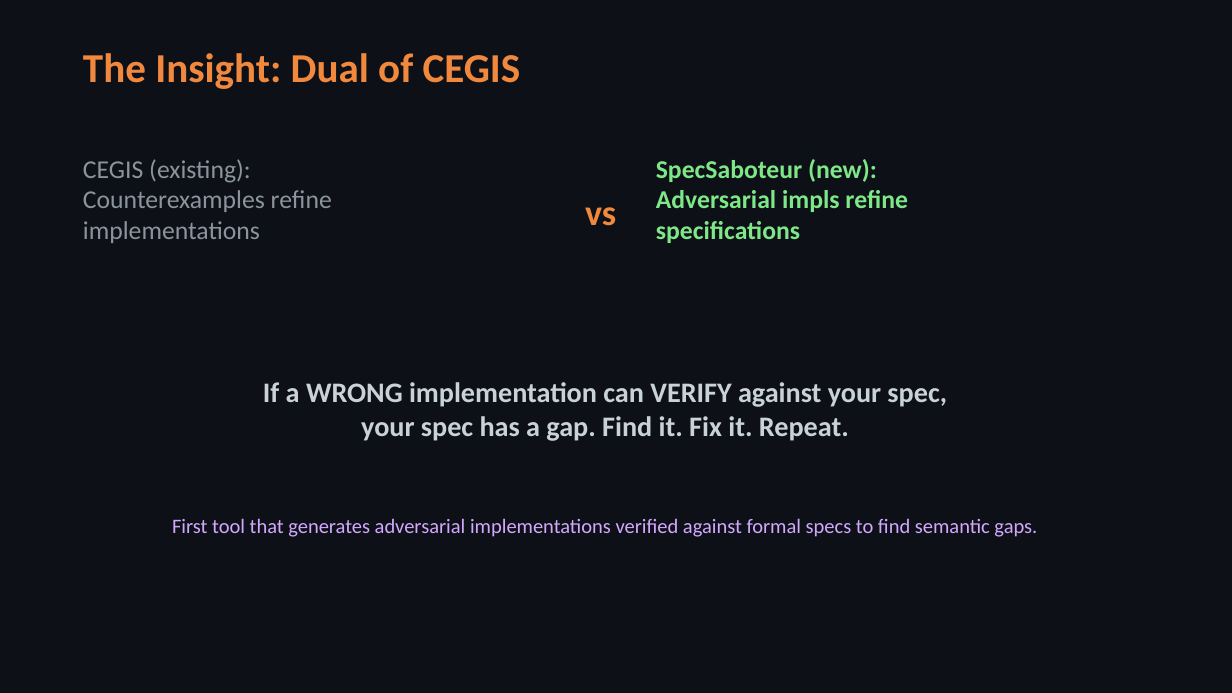
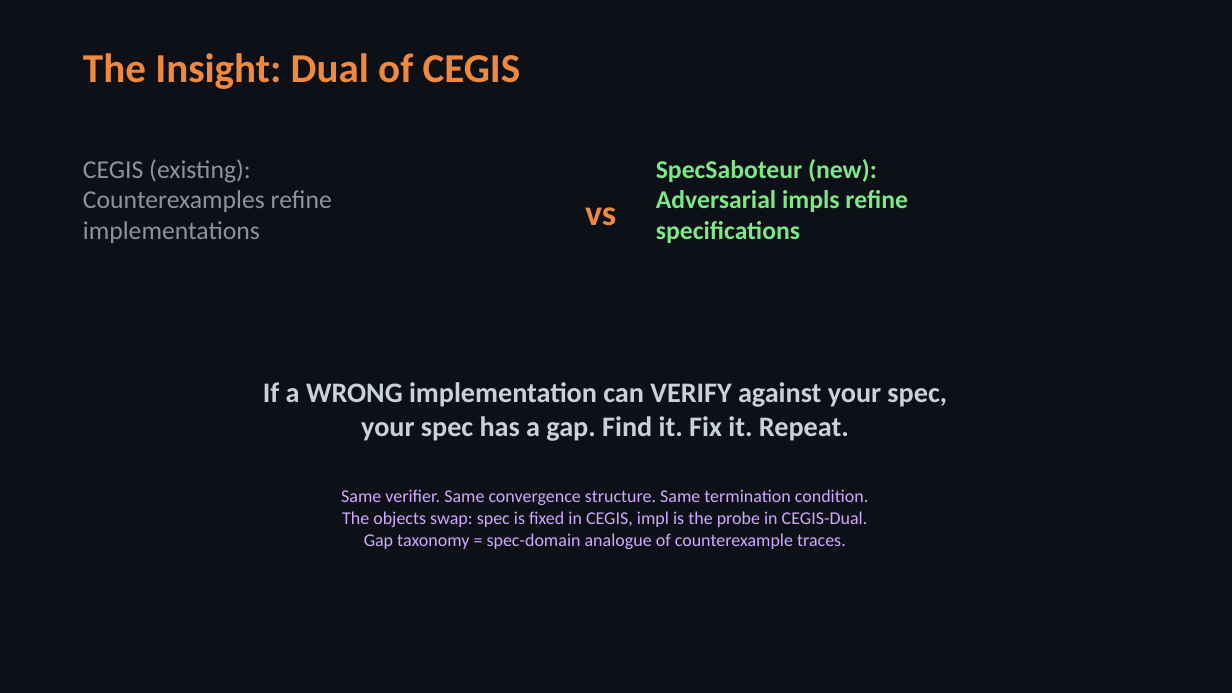
Before and after one commit to Raj-Taware/specsaboteur, a slide deck: slide 3 of submission/SpecSaboteur_Presentation.pptx. Drawn at 1232x693 pixels with LibreOffice and Linux fonts; fonts in the diff are those of the drawing. Boxes give left, top, right and bottom in pixels: in the first picture for what was removed or moved away, otherwise in the second. Text is boxed around its words. In the diff, an @@ line names an element or a change of style, - is before the commit and + after.

```diff
--- a/submission/SpecSaboteur_Presentation.pptx
+++ b/submission/SpecSaboteur_Presentation.pptx
@@ text at (x1=341, y1=489, x2=868, y2=549): text changed; size 16 to 14 pt @@
-First tool that generates adversarial implementations verified against formal specs to find semantic gaps.
+Same verifier. Same convergence structure. Same termination condition.
+The objects swap: spec is fixed in CEGIS, impl is the probe in CEGIS-Dual.
+Gap taxonomy = spec-domain analogue of counterexample traces.
```
Also in this commit, not shown: 4 other files.
